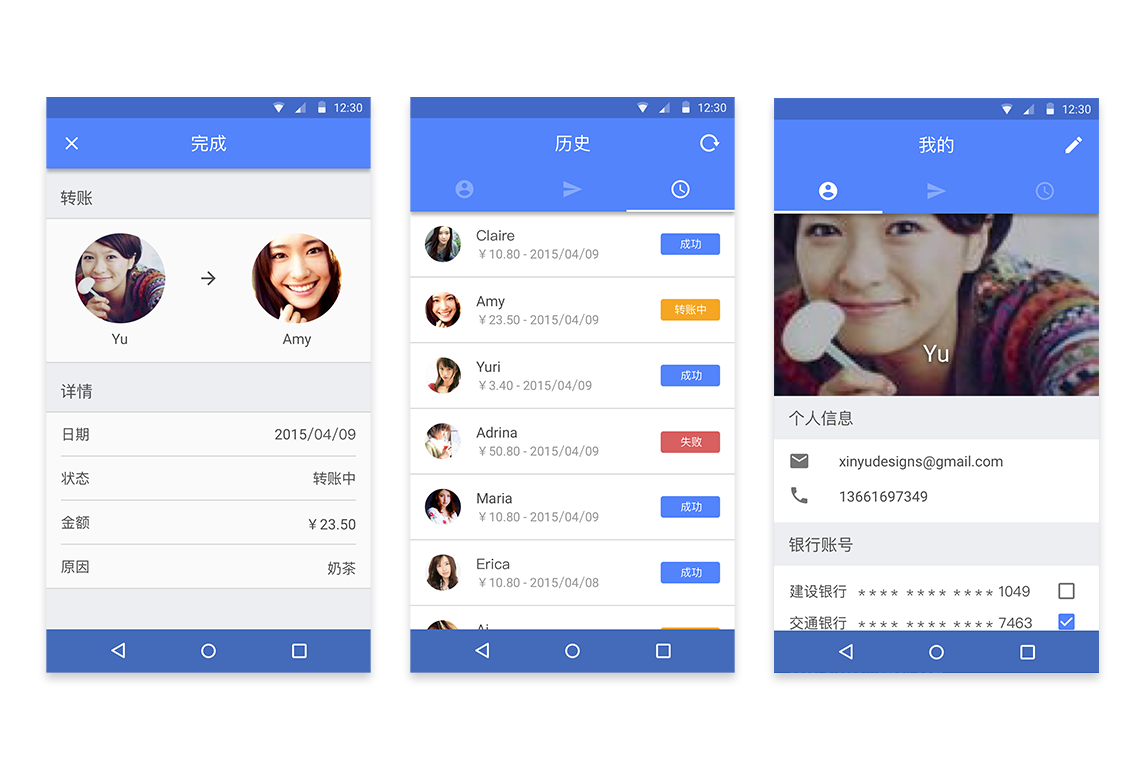
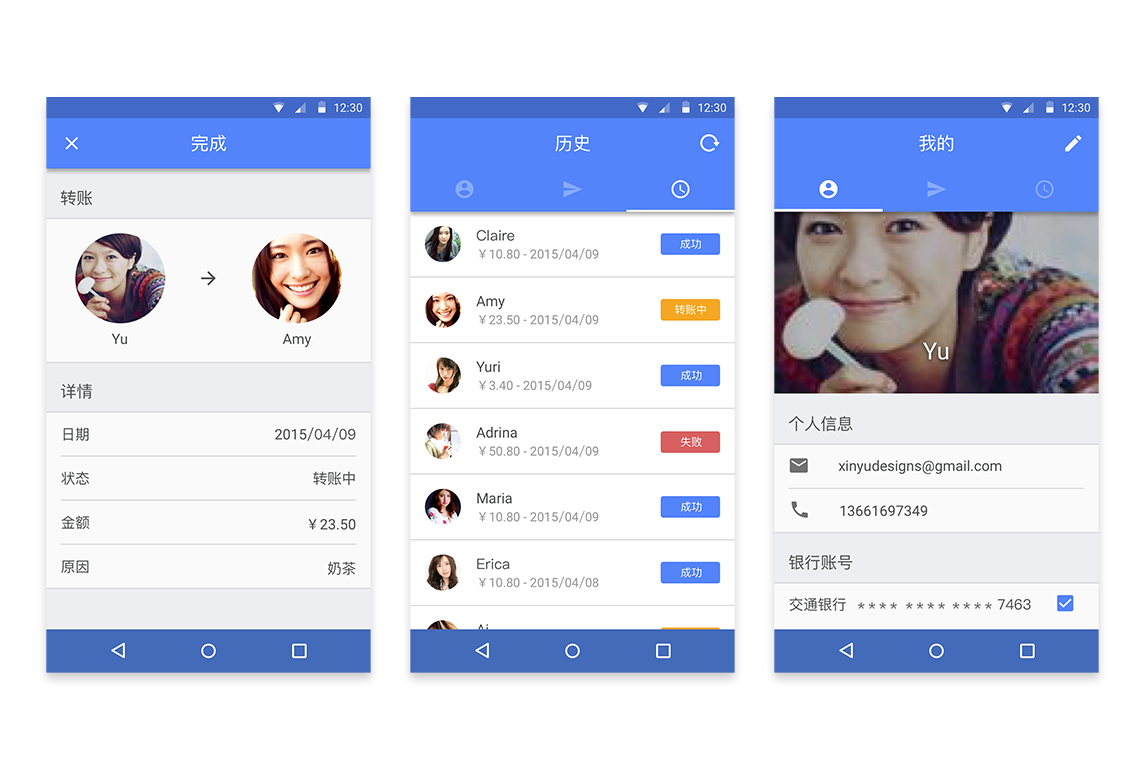
Two versions of the same layered image (1144×769). Layer-by-layer changes:
painted on "00_Settings Tab" over bbox(774, 97, 1099, 673)
